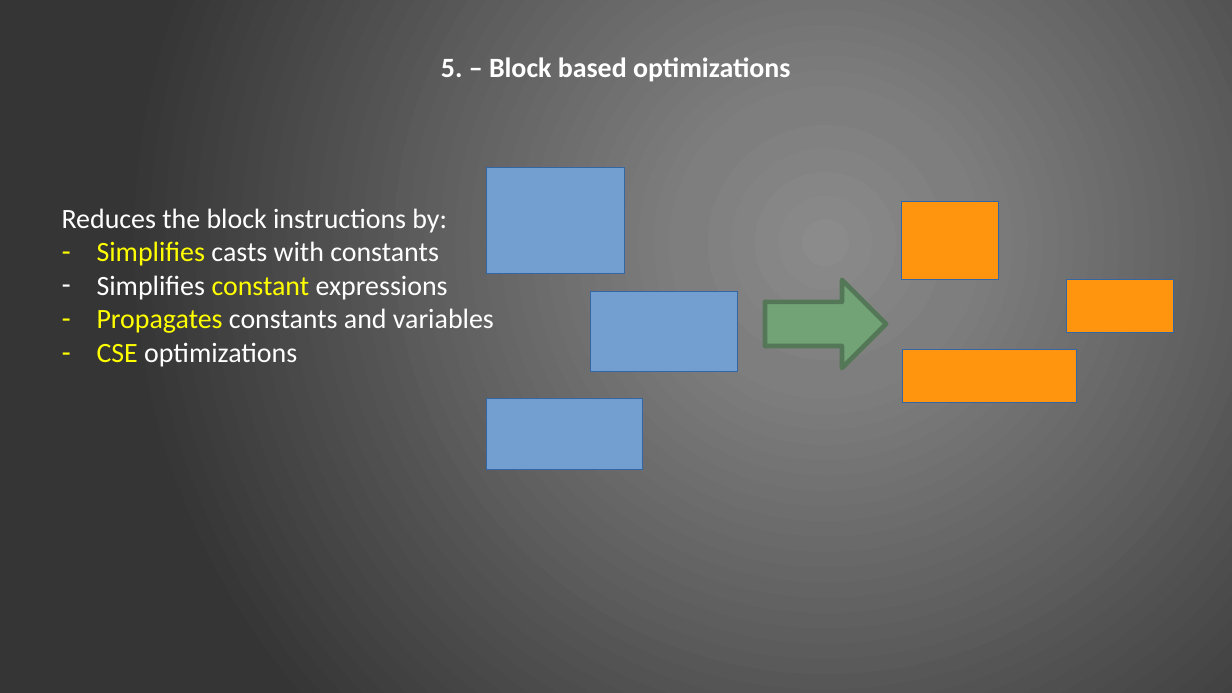
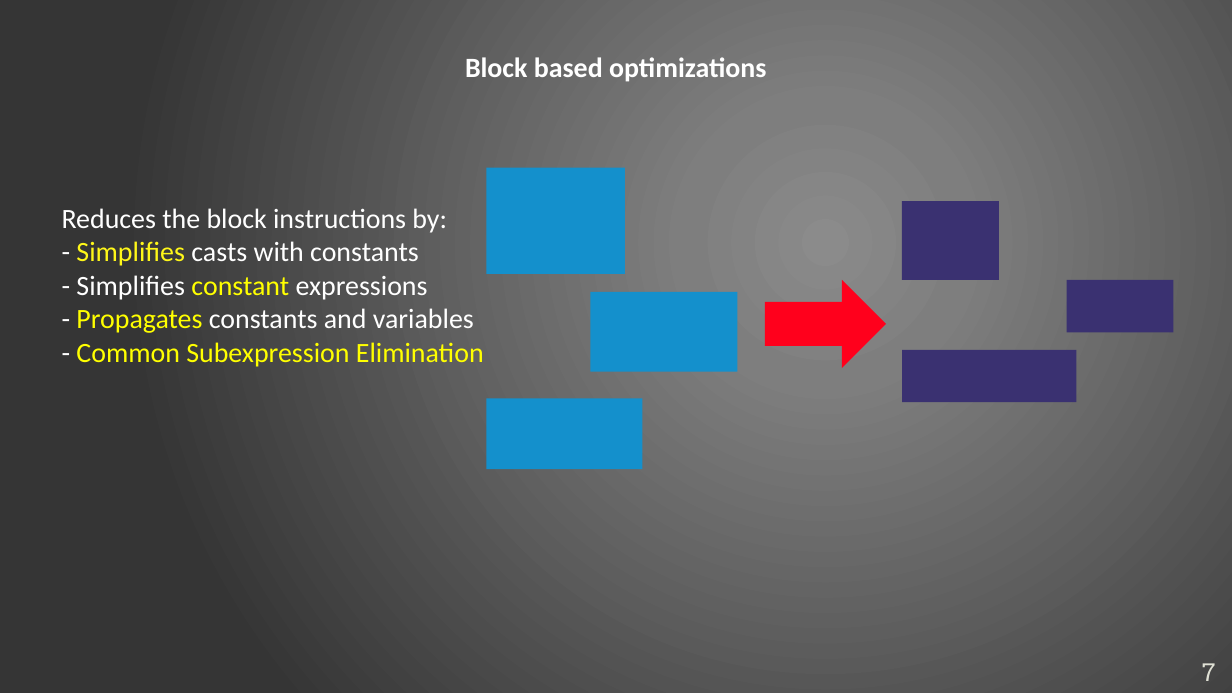
Before and after one commit to ciplogic/CodeRefractor, a slide deck: slide 7 of Documentation/Slides_final.pptx. Drawn at 1232x693 pixels with LibreOffice and Linux fonts; fonts in the diff are those of the drawing. Boxes give left, top, right and bottom in pixels: in the first picture for what was removed or moved away, otherwise in the second. Text is boxed around its words. In the diff, an @@ line names an element or a change of style, - is before the commit and + after.

```diff
--- a/Documentation/Slides_final.pptx
+++ b/Documentation/Slides_final.pptx
@@ text at box(465, 57, 767, 82): text changed @@
-5. – Block based optimizations
+Block based optimizations
@@ text at box(76, 241, 484, 367): text changed @@
-– Simplifies casts with constants
-– Simplifies constant expressions
-– Propagates constants and variables
-– CSE optimizations
+- Simplifies casts with constants
+- Simplifies constant expressions
+- Propagates constants and variables
+- Common Subexpression Elimination
@@ right arrow at box(766, 279, 887, 368): fill #72A376 to #FF001C; outline #547957 3 pt to none @@
@@ fill #FF950E to #3A3171; outline #3465A4 0.75 pt to none in 3 elements at box(902, 201, 999, 279), box(1067, 279, 1174, 332), box(902, 350, 1077, 402) @@
@@ fill #729FCF to #1490CC; outline #3465A4 0.75 pt to none in 3 elements at box(486, 168, 625, 274), box(590, 292, 738, 371), box(486, 398, 642, 470) @@
@@ page number added at box(1202, 663, 1216, 681), 16 pt, text #E0E0D4 @@
+7
```
Also in this commit, not shown: 11 other slides changed, 2 slides added, 2 slides removed, 1 other file.
